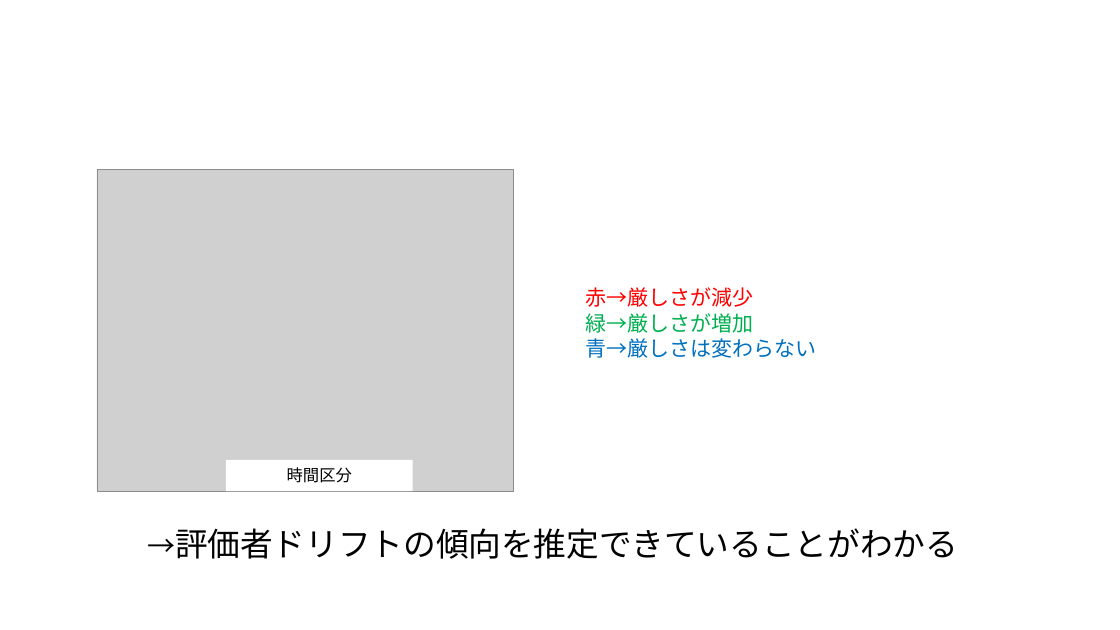
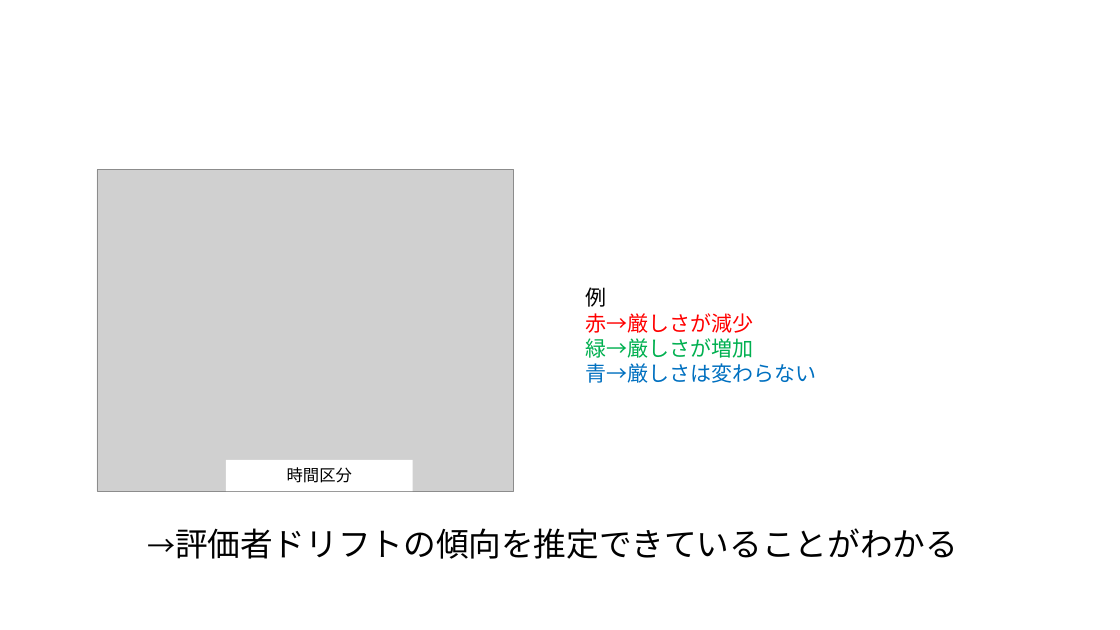
Before and after one commit to Mayu925/lab, a slide deck: slide 13 of chukan/発表スライド.pptx. Drawn at 1120x630 pixels with LibreOffice and Linux fonts; fonts in the diff are those of the drawing; grey boxes stand for pictures. Boxes give left, top, right and bottom in pixels: in the first picture for what was removed or moved away, otherwise in the second. Text is boxed around its words. In the diff, an @@ line names an element or a change of style, - is before the commit and + after.

```diff
--- a/chukan/発表スライド.pptx
+++ b/chukan/発表スライド.pptx
@@ text at bbox=[585, 287, 606, 307]: paragraph added @@
+例
```
Also in this commit, not shown: 1 other slide changed, 1 slide added.
